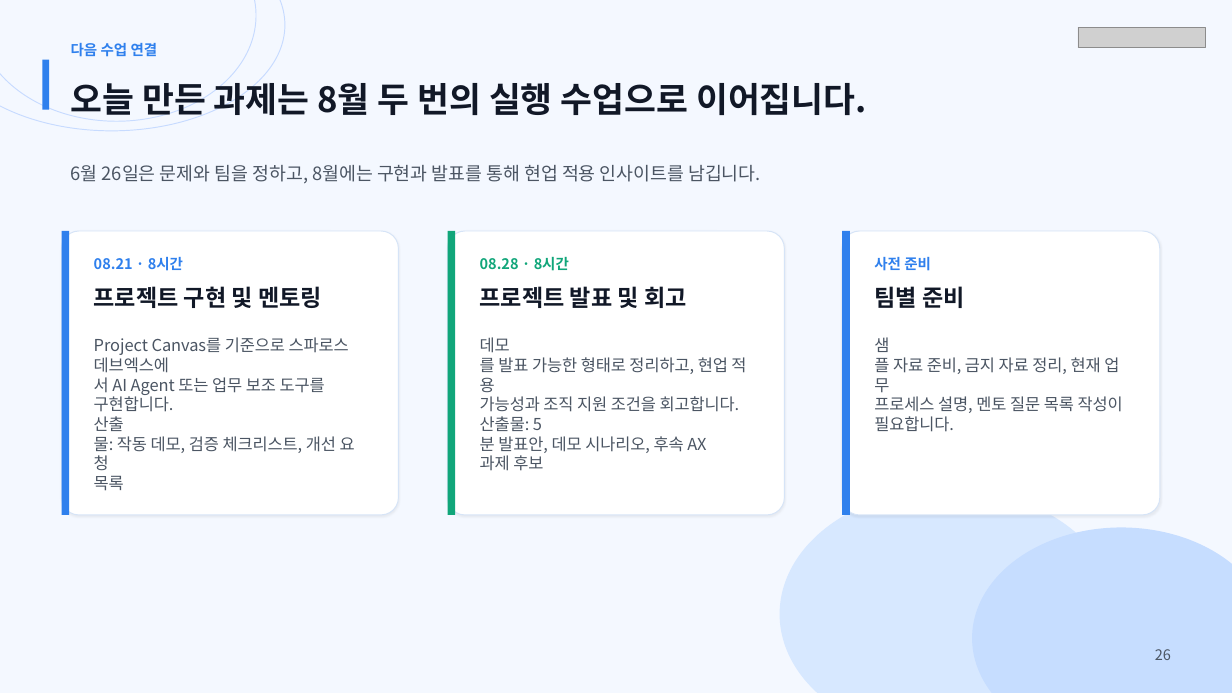
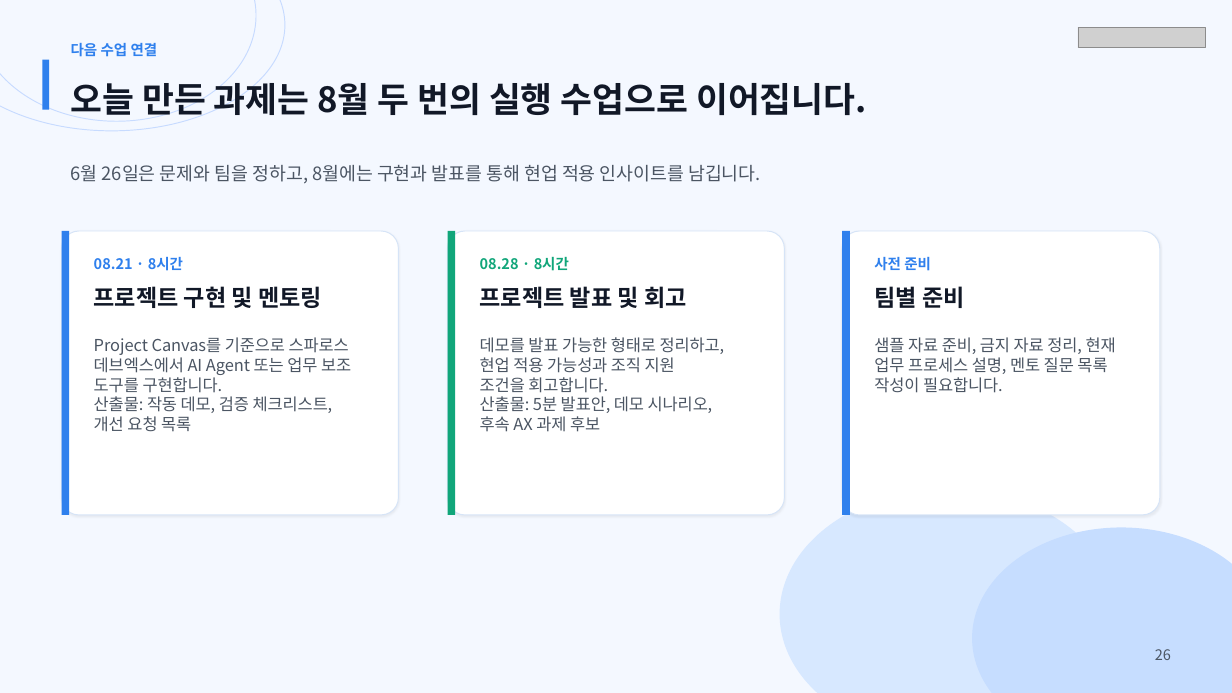
Before and after one commit to MagicecoleAI/shinsegae-ic-ai-native-workshop, a slide deck: slide 26 of outputs/shinsegae-ai4pm-0626-3h-workshop.pptx. Drawn at 1232x693 pixels with LibreOffice and Linux fonts; fonts in the diff are those of the drawing; grey boxes stand for pictures. Boxes give left, top, right and bottom in pixels: in the first picture for what was removed or moved away, otherwise in the second. Text is boxed around its words. In the diff, an @@ line names an element or a change of style, - is before the commit and + after.

Commit message:
Fix workshop slide text wrapping

```diff
--- a/outputs/shinsegae-ai4pm-0626-3h-workshop.pptx
+++ b/outputs/shinsegae-ai4pm-0626-3h-workshop.pptx
@@ text at (94, 357, 351, 432): spaces changed @@
-데브엑스에서 AI Agent 또는 업무 보조 도구를
-구현합니다.
-산출물: 작동 데모, 검증 체크리스트, 개선 요청
-목록
+데브엑스에서 AI Agent 또는 업무 보조
+도구를 구현합니다.
+산출물: 작동 데모, 검증 체크리스트,
+개선 요청 목록
@@ text at (480, 337, 725, 432): text changed @@
-데모를 발표 가능한 형태로 정리하고, 현업 적용
-가능성과 조직 지원 조건을 회고합니다.
-산출물: 5분 발표안, 데모 시나리오, 후속 AX
-과제 후보
+데모를 발표 가능한 형태로 정리하고,
+현업 적용 가능성과 조직 지원
+조건을 회고합니다.
+산출물: 5분 발표안, 데모 시나리오,
+후속 AX 과제 후보
@@ text at (874, 337, 1116, 393): spaces changed @@
-샘플 자료 준비, 금지 자료 정리, 현재 업무
-프로세스 설명, 멘토 질문 목록 작성이
-필요합니다.
+샘플 자료 준비, 금지 자료 정리, 현재
+업무 프로세스 설명, 멘토 질문 목록
+작성이 필요합니다.
```
Also in this commit, not shown: 18 other slides changed, 1 other file.
